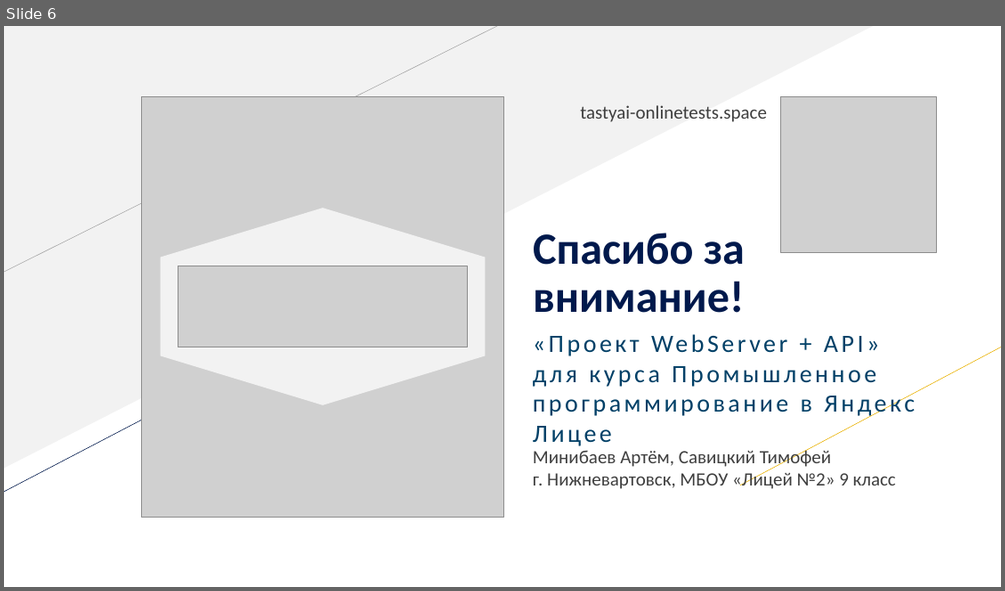
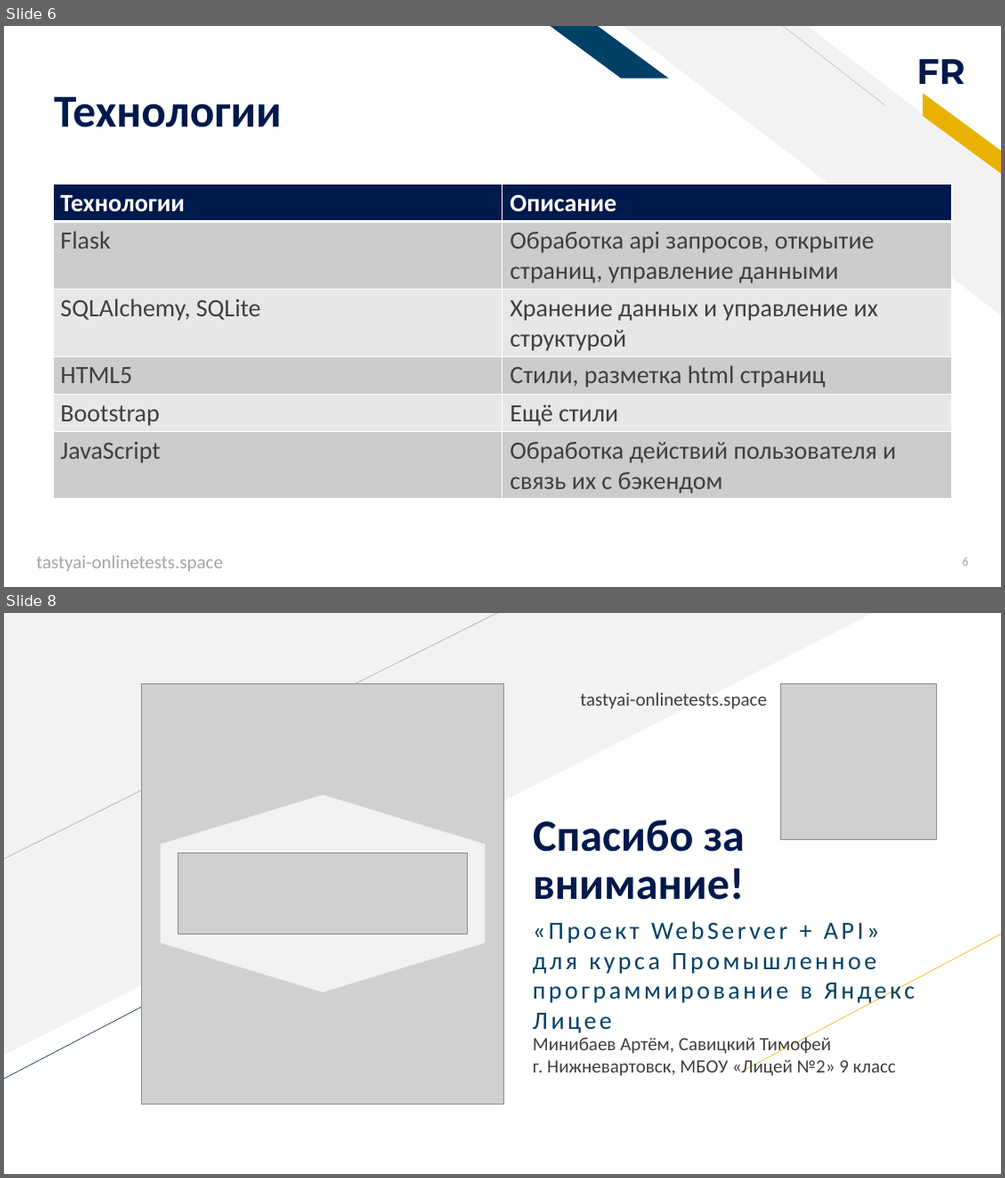
Before and after one commit to b1t0nese/TastyAI, a slide deck: doc/tastyai_presentation.pptx. Shown one above the other, each under a label of ours: slide 6 before the commit, slides 6 and 8 after it; the slides between them are not shown. The pictures are 1005x591 and 1005x1178 pixels, drawn with LibreOffice and Linux fonts; fonts in the diff are those of the drawing; grey boxes stand for pictures. Boxes give left, top, right and bottom in pixels: in the first picture for what was removed or moved away, otherwise in the second. Text is boxed around its words. In the diff, an @@ line names an element or a change of style, - is before the commit and + after.

```diff
--- a/doc/tastyai_presentation.pptx
+++ b/doc/tastyai_presentation.pptx
@@ slide 6 added at (x1=4, y1=26, x2=1001, y2=587), background #FFFFFF @@
@@ parallelogram added at (x1=550, y1=26, x2=669, y2=79), fill #014067 @@
@@ diag stripe added at (x1=623, y1=26, x2=1001, y2=315), fill #F2F2F2 @@
@@ line added from (885, 104) to (783, 26), #BFBFBF 0.5 pt @@
@@ text added at (x1=916, y1=59, x2=964, y2=84), 34 pt, text #00194C, bold @@
+FR
@@ title added at (x1=54, y1=96, x2=282, y2=127), 44 pt, text #00194C, bold @@
+Технологии
@@ parallelogram added at (x1=912, y1=93, x2=1001, y2=174), fill #EAB200 @@
@@ table added at (x1=53, y1=184, x2=952, y2=499), 6 rows, 2 columns @@
+Технологии | Описание
+Flask | Обработка api запросов, открытие страниц, управление данными
+SQLAlchemy, SQLite | Хранение данных и управление их структурой
+HTML5 | Стили, разметка html страниц
+Bootstrap | Ещё стили
+JavaScript | Обработка действий пользователя и связь их с бэкендом
@@ text added at (x1=36, y1=555, x2=223, y2=571), 18 pt, text #A5A5A5 @@
+tastyai-onlinetests.space
@@ page number added at (x1=962, y1=557, x2=968, y2=565), 12 pt, text #A5A5A5 @@
+6
@@ what was slide 6 is now slide 8 @@
```
Also in this commit, not shown: 1 slide changed, 1 other slide added, 3 other files.
